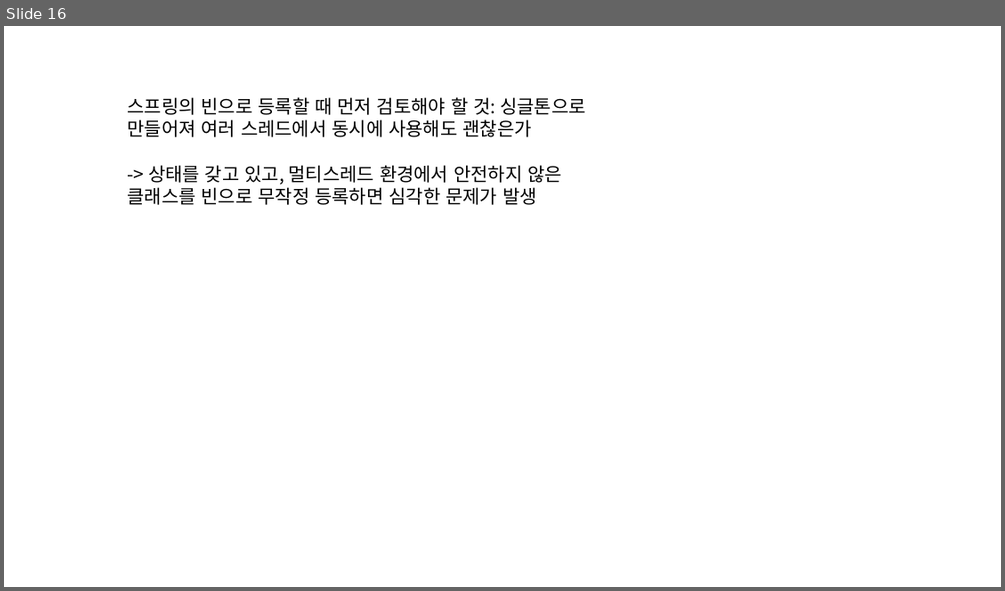
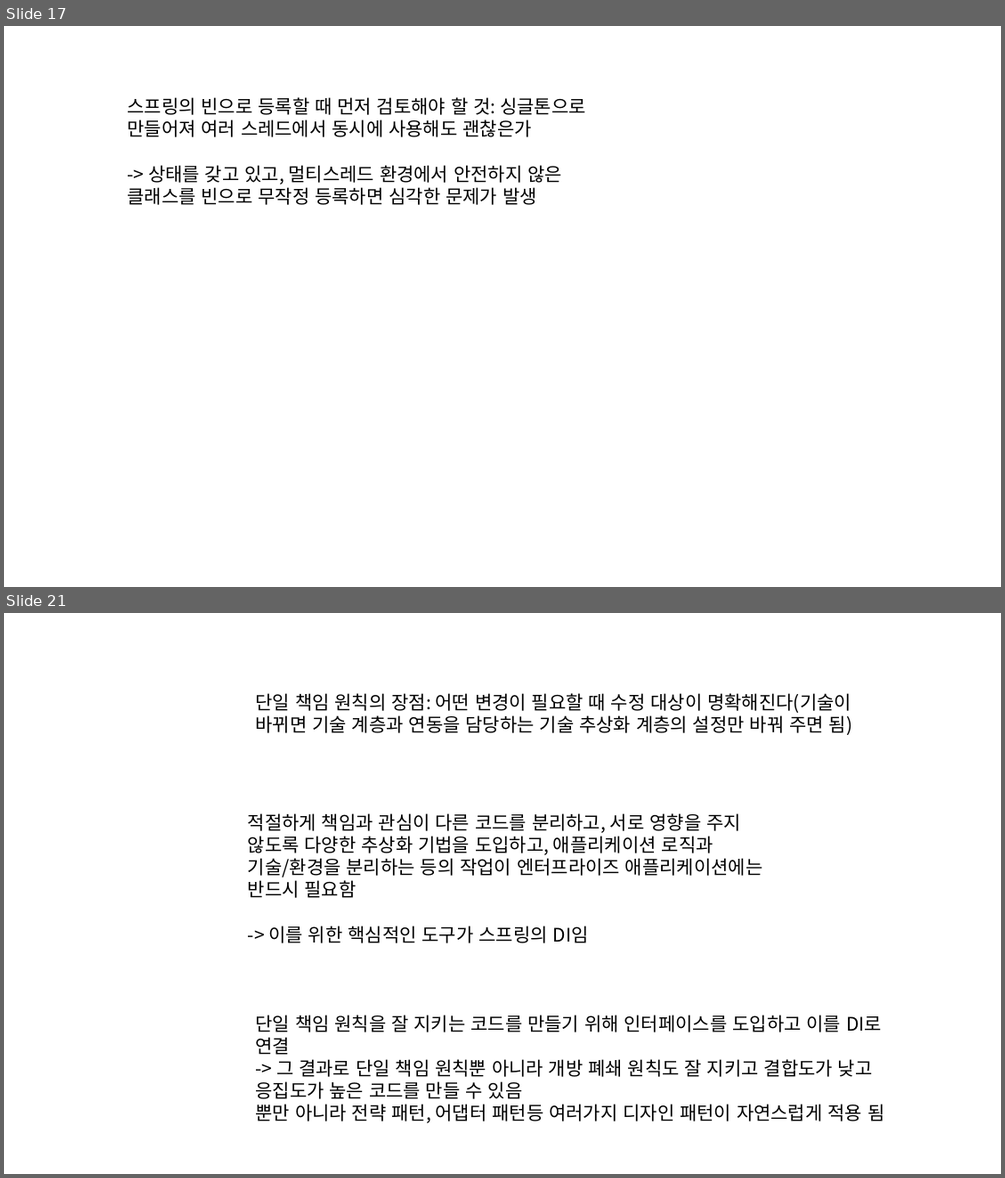
Before and after one commit to eongss/testproject, a slide deck: 프레젠테이션1.pptx. Shown one above the other, each under a label of ours: slide 16 before the commit, slides 17 and 21 after it; the slides between them are not shown. The pictures are 1005x591 and 1005x1178 pixels, drawn with LibreOffice and Linux fonts; fonts in the diff are those of the drawing. Boxes give left, top, right and bottom in pixels: in the first picture for what was removed or moved away, otherwise in the second. Text is boxed around its words. In the diff, an @@ line names an element or a change of style, - is before the commit and + after.

```diff
--- a/프레젠테이션1.pptx
+++ b/프레젠테이션1.pptx
@@ slide 21 added at [4,613,1001,1174], background #FFFFFF @@
@@ text added at [255,693,852,735], 18 pt, text #000000 @@
+단일 책임 원칙의 장점: 어떤 변경이 필요할 때 수정 대상이 명확해진다(기술이 바뀌면 기술 계층과 연동을 담당하는 기술 추상화 계층의 설정만 바꿔 주면 됨)
@@ text added at [248,813,763,943], 18 pt, text #000000 @@
+적절하게 책임과 관심이 다른 코드를 분리하고, 서로 영향을 주지 않도록 다양한 추상화 기법을 도입하고, 애플리케이션 로직과 기술/환경을 분리하는 등의 작업이 엔터프라이즈 애플리케이션에는 반드시 필요함
+-> 이를 위한 핵심적인 도구가 스프링의 DI임
@@ text added at [255,1014,884,1123], 18 pt, text #000000 @@
+단일 책임 원칙을 잘 지키는 코드를 만들기 위해 인터페이스를 도입하고 이를 DI로 연결
+-> 그 결과로 단일 책임 원칙뿐 아니라 개방 폐쇄 원칙도 잘 지키고 결합도가 낮고 응집도가 높은 코드를 만들 수 있음
+뿐만 아니라 전략 패턴, 어댑터 패턴등 여러가지 디자인 패턴이 자연스럽게 적용 됨
@@ what was slide 16 is now slide 17 @@
```
Also in this commit, not shown: 1 slide changed, 23 other slides added.
